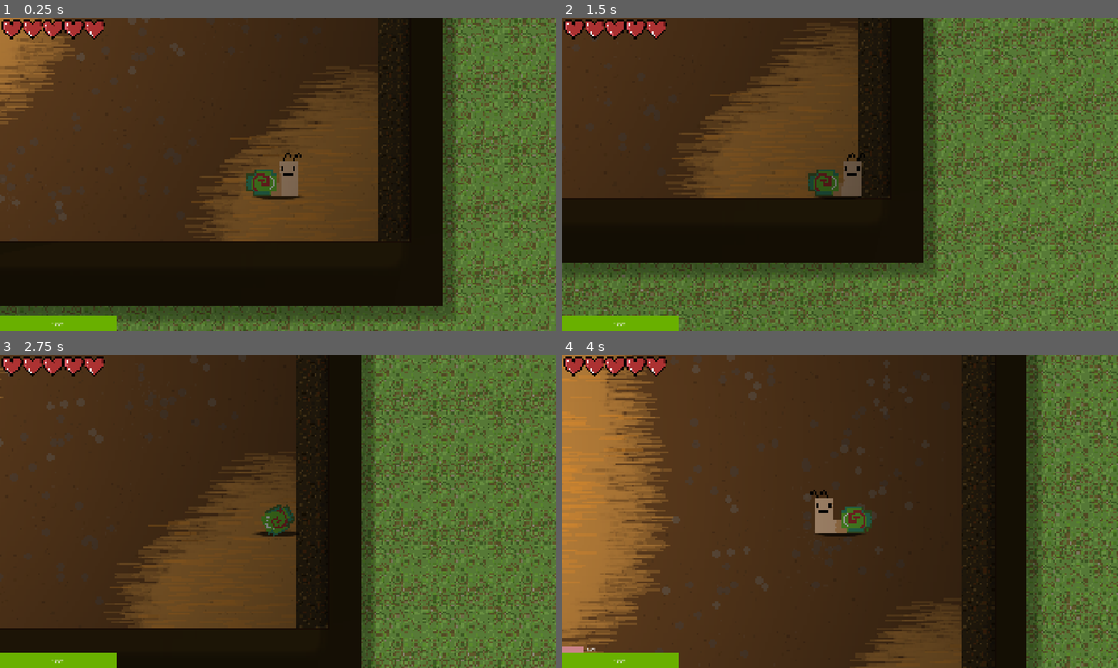
Above: before the commit, frames 1-4 (two rows, left to right).
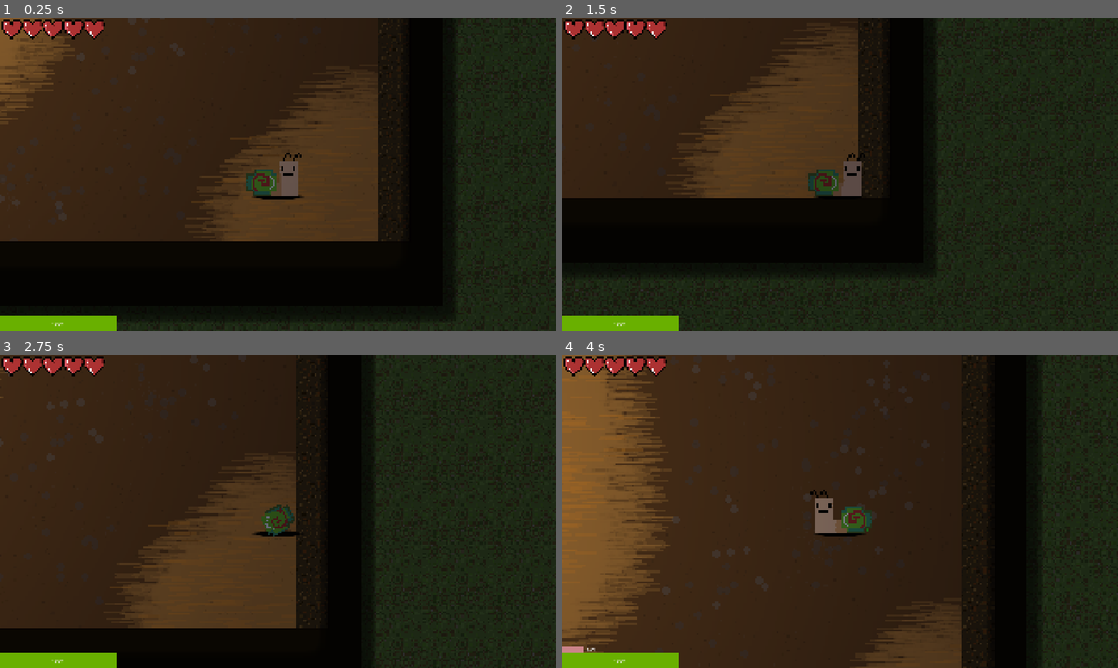
Above: after the commit, the same moments.

Repository: mark4pro/rogue-like
Game: Godot game, scene res://worldGen/testGen.tscn
Same seed, same stepped clock (60 frames per second), same inputs: the game is played once before the commit and once after it.
Inputs (mouse positions are in pixels of both pictures, inside the frame that each line leads up to):
- Up to frame 1 (0.25 s): no input
- Up to frame 2 (1.5 s): tap Enter at 0.5 s; move the mouse to (962, 158) at 0.52 s; hold D (right) 0.53-1.28 s; tap F6 (free_cam) at 0.6 s; click (962, 158) at 0.67 s; tap Space at 1.25 s; move the mouse to (728, 190) at 1.27 s; hold S (down) from 1.28 s (still down); tap E (interact) at 1.35 s
- Up to frame 3 (2.75 s): move the mouse to (333, 442) at 2.02 s; release S (down) at 2.03 s; hold D (right) from 2.03 s (still down); tap Ctrl (roll) at 2.1 s
- Up to frame 4 (4 s): move the mouse to (812, 574) at 2.77 s; release D (right) at 2.78 s; hold W (up) 2.78-3.53 s; tap Shift (sprint) at 2.85 s; click (812, 574) at 2.92 s; move the mouse to (1006, 558) at 3.52 s; hold A (left) from 3.53 s (still down); tap F6 (free_cam) at 3.6 s

The runs differ from the first frame. In frame 1, 28% of the frame differs, in the area x 0-100%, y 0-100%; in frame 2, 48%; in frame 3, 35%; in frame 4, 30%.

Commit message:
Day/Night cycle

Diff:
--- a/Scenes/hub.tscn
+++ b/Scenes/hub.tscn
@@ -3,7 +3,6 @@
 [ext_resource type="Texture2D" uid="uid://b4wqwv3j7lcld" path="res://Assets/imgs/Hub/Hub_Floor.png" id="1_2ch6h"]
 [ext_resource type="Script" uid="uid://dnpg0j27rwfdh" path="res://Script/Hub_spawn.gd" id="1_ourlr"]
 [ext_resource type="Texture2D" uid="uid://duist614bhywm" path="res://Assets/imgs/Hub/Hub_Walls.png" id="2_oc3mp"]
-[ext_resource type="Texture2D" uid="uid://csvk3l3u80mid" path="res://Assets/imgs/Hub/Hub_Effect.png" id="3_imdk4"]
 [ext_resource type="TileSet" uid="uid://b42gidbr1gvoe" path="res://Assets/tilesets/forest_test.tres" id="4_imdk4"]
 [ext_resource type="Shader" uid="uid://o3kdvw704xr4" path="res://drop_shadow_no_texture.gdshader" id="4_vkujn"]
 [ext_resource type="Texture2D" uid="uid://ck5ur4lqomjcd" path="res://Assets/imgs/Hub/Hub_Door_Top.png" id="5_4vksb"]
@@ -36,10 +35,6 @@
 shader_parameter/shadow_scale = 1.5
 shader_parameter/disable_rotating = true
 
-[sub_resource type="CanvasItemMaterial" id="CanvasItemMaterial_ourlr"]
-blend_mode = 2
-light_mode = 1
-
 [sub_resource type="OccluderPolygon2D" id="OccluderPolygon2D_f11wv"]
 closed = false
 polygon = PackedVector2Array(16, 192, 16, 160, 336, 160, 336, -176, -336, -176, -336, 160, -48, 160, -48, 192)
@@ -92,7 +87,7 @@
 
 [node name="DoorTop" type="Sprite2D" parent="House/Wall" unique_id=1310866641]
 z_index = 5
-position = Vector2(-32, 146.5)
+position = Vector2(-27, 151.5)
 texture = ExtResource("5_4vksb")
 
 [node name="Shadow" type="Sprite2D" parent="House/Wall/DoorTop" unique_id=1810004405]
@@ -101,13 +96,6 @@
 scale = Vector2(0.8, 1)
 texture = ExtResource("5_4vksb")
 
-[node name="Effect" type="Sprite2D" parent="House" unique_id=524129153]
-visible = false
-z_index = 5
-material = SubResource("CanvasItemMaterial_ourlr")
-position = Vector2(16, 16)
-texture = ExtResource("3_imdk4")
-
 [node name="SunOccluder" type="LightOccluder2D" parent="House" unique_id=793715342]
 occluder = SubResource("OccluderPolygon2D_f11wv")
 sdf_collision = false
@@ -124,10 +112,11 @@
 [node name="PointLight2D" type="PointLight2D" parent="House" unique_id=2078886665]
 position = Vector2(-16, 0)
 color = Color(1, 1, 1, 0.8627451)
+blend_mode = 2
 shadow_enabled = true
 texture = ExtResource("6_f11wv")
-texture_scale = 8.01
-height = 120.0
+texture_scale = 7.0
+height = 100.0
 
 [node name="Path" type="Line2D" parent="." unique_id=923425707]
 z_index = 1
@@ -223,48 +212,7 @@
 position = Vector2(382.66663, -284.8124)
 rotation = -3.73675
 
-[node name="DaylightSystem" type="Node2D" parent="." unique_id=319675014]
-
-[node name="Sun" type="PointLight2D" parent="DaylightSystem" unique_id=1622275140]
-z_index = 3
-position = Vector2(-470, -318)
-energy = 1.2
-blend_mode = 2
-shadow_enabled = true
-texture = ExtResource("6_f11wv")
-texture_scale = 25.0
-
-[node name="Sun" type="PointLight2D" parent="DaylightSystem/Sun" unique_id=418251766]
-z_index = 3
-position = Vector2(938, 651)
-energy = 1.2
-blend_mode = 2
-shadow_enabled = true
-texture = ExtResource("6_f11wv")
-texture_scale = 25.0
-height = 268.0
-
-[node name="Sun" type="PointLight2D" parent="DaylightSystem/Sun/Sun" unique_id=501785121]
-z_index = 3
-position = Vector2(-31, -619)
-energy = 1.2
-blend_mode = 2
-shadow_enabled = true
-texture = ExtResource("6_f11wv")
-texture_scale = 25.0
-height = 268.0
-
-[node name="Sun" type="PointLight2D" parent="DaylightSystem/Sun/Sun/Sun" unique_id=1057431621]
-z_index = 3
-position = Vector2(-912, 592)
-energy = 1.2
-blend_mode = 2
-shadow_enabled = true
-texture = ExtResource("6_f11wv")
-texture_scale = 25.0
-height = 268.0
-
-[node name="Ambient" type="CanvasModulate" parent="DaylightSystem" unique_id=1210830975]
+[node name="Ambient" type="CanvasModulate" parent="." unique_id=1210830975]
 color = Color(0.34407556, 0.3440758, 0.34407565, 1)
 
 [connection signal="body_entered" from="Exit/Area2D" to="Exit" method="_on_area_2d_body_entered"]
--- a/Script/Global.gd
+++ b/Script/Global.gd
@@ -6,26 +6,52 @@
 var contextMenu : PackedScene = preload("res://Assets/prefabs/context_menu.tscn")
 var massageUI : PackedScene = preload("res://Assets/prefabs/message.tscn")
 
-var Inventory : Array[BaseItem] = []
-var MaxInventory : int = 32
+@export_category("Inventory")
+@export var Inventory : Array[BaseItem] = []
+@export var MaxInventory : int = 32
 
 var messageTimer : Timer = null
 var messageBox : VBoxContainer = null
-var maxMessages : int = 6
+@export_category("Messages")
+@export var maxMessages : int = 6
 
 var messages : Array[Node] = []
-var messageCount : int = 0
+@export var messageCount : int = 0
 
 var player : RigidBody2D = null
 var inventoryUI : Control = null
 
+@export_category("Testing")
 @export var addMs : bool = false
 
+@export_category("Scenes")
 @export var sceneIndex = 0
 @export var scenes : Dictionary = {
 	0: preload("res://Assets/scenes/hub.tres"),
 	1: preload("res://Assets/scenes/testWorld.tres")
 }
+
+@export_category("Day/Night System")
+@export var dayLengthSeconds : float = 120.0
+@export_range(0.0, 1.0, 0.001) var timeOfDay : float = 0.0
+@export var totalDays : int = 0 #Total amount of days past
+@export var runDays : int = 0 #Amount of days past during run
+@export_category("Colors")
+@export var nightColor : Color = Color(0.08, 0.08, 0.15)
+@export var dayColor : Color = Color(1, 1, 1)
+@export var bloodMoonColor : Color = Color(0.429, 0.0, 0.013)
+@export_category("Blood Moon")
+@export var bloodMoons : bool = false
+@export var bloodMoonChance : float = 15.0
+@export var isBloodMoon : bool = false
+
+const MIDNIGHT : float = 0.0
+const SUNRISE : float = 0.25
+const NOON : float = 0.5
+const SUNSET : float = 0.75
+
+var ambientLight : CanvasModulate = null
+var ambientColor : Color = Color.WHITE
 
 func _ready() -> void:
 	#For testing
@@ -42,19 +68,19 @@
 		else:
 			return Inventory.size() < MaxInventory
 
-func add_item(item: BaseItem):
+func add_item(item: BaseItem) -> void:
 	var index = Inventory.find_custom(func(i): return i.id == item.id)
 	if not index == -1:
 		Inventory[index].quantitiy += item.quantitiy
 	else:
 		Inventory.append(item)
 
-func remove_items_by_id(id: int, amount: int):
+func remove_items_by_id(id: int, amount: int) -> void:
 	var index = Inventory.find_custom(func(i): return i.id == id)
 	if not index == -1:
 		Inventory[index].quantitiy -= amount
 
-func sendMessage(ms: String, time: float = 2.0, c: Color = Color.WHITE, bg: Color = Color("4a4a4a")):
+func sendMessage(ms: String, time: float = 2.0, c: Color = Color.WHITE, bg: Color = Color("4a4a4a")) -> void:
 	if messageBox:
 		if messageCount + 1 > maxMessages: messageBox.get_children()[0].queue_free()
 
@@ -64,6 +90,11 @@
 		newMessage.bg = bg
 		newMessage.time = time
 		messageBox.add_child(newMessage)
+
+func resetRunDays() -> void:
+	totalDays += runDays + 1
+	runDays = 0
+	timeOfDay = SUNRISE
 
 func _process(delta: float) -> void:
 	var playerChk = get_tree().get_nodes_in_group("Player")
@@ -110,6 +141,37 @@
 	for i in Inventory:
 		if i.quantitiy <= 0: Inventory.erase(i)
 
+	timeOfDay += delta / dayLengthSeconds
+	timeOfDay = clamp(timeOfDay, 0.0, 1.0)
+	if timeOfDay == 1.0:
+		print("test")
+		if sceneIndex == 0:
+			totalDays += 1
+		else:
+			runDays += 1
+		timeOfDay = 0.0
+
+	#Update lighting
+	var t : float = clampf(cos((timeOfDay - 0.5) * TAU) * 0.5 + 0.5, 0.0, 1.0)
+
+	ambientColor = nightColor.lerp(dayColor, t)
+
+	var moonlight : float = lerp(0.3, 0.0, t)
+	ambientColor += Color(moonlight, moonlight, moonlight)
+
+
+	if get_tree().current_scene:
+		#Set ambient or add a new one
+		var ambientChk : CanvasModulate = get_tree().current_scene.get_node_or_null("Ambient")
+		if ambientChk: ambientLight = ambientChk
+		else:
+			var newAmbient : CanvasModulate = CanvasModulate.new()
+			newAmbient.name = "Ambient"
+			newAmbient.color = ambientColor
+			get_tree().current_scene.add_child(newAmbient)
+
+		if ambientLight: ambientLight.color = ambientColor
+
 	#For testing
 	if addMs and OS.has_feature("editor"):
 		sendMessage("TESTING", 2.0, Color(randf_range(0, 1), randf_range(0, 1), randf_range(0, 1)))
--- a/Script/death_screen.gd
+++ b/Script/death_screen.gd
@@ -1,4 +1,5 @@
 extends Control
 
 func _on_back_to_hub_button_down() -> void:
+	Global.resetRunDays()
 	Global.sceneIndex = 0
--- a/Script/pause_menu.gd
+++ b/Script/pause_menu.gd
@@ -39,6 +39,7 @@
 	pauseCanvasLayer.visible = !pauseCanvasLayer.visible
 
 func _on_back_to_hub_button_down() -> void:
+	Global.resetRunDays()
 	get_tree().paused = false
 	Global.sceneIndex = 0
 
Binary file changed: Assets/imgs/Hub/Hub_Door_Top.png
